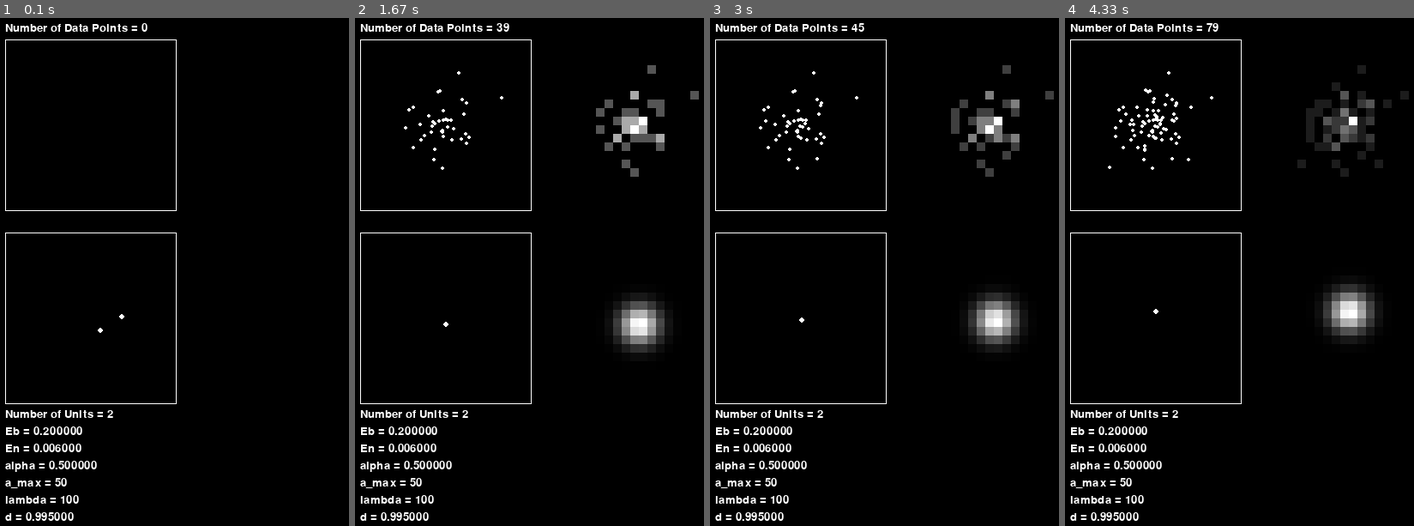
Above: before the commit, frames 1-4 (left to right).
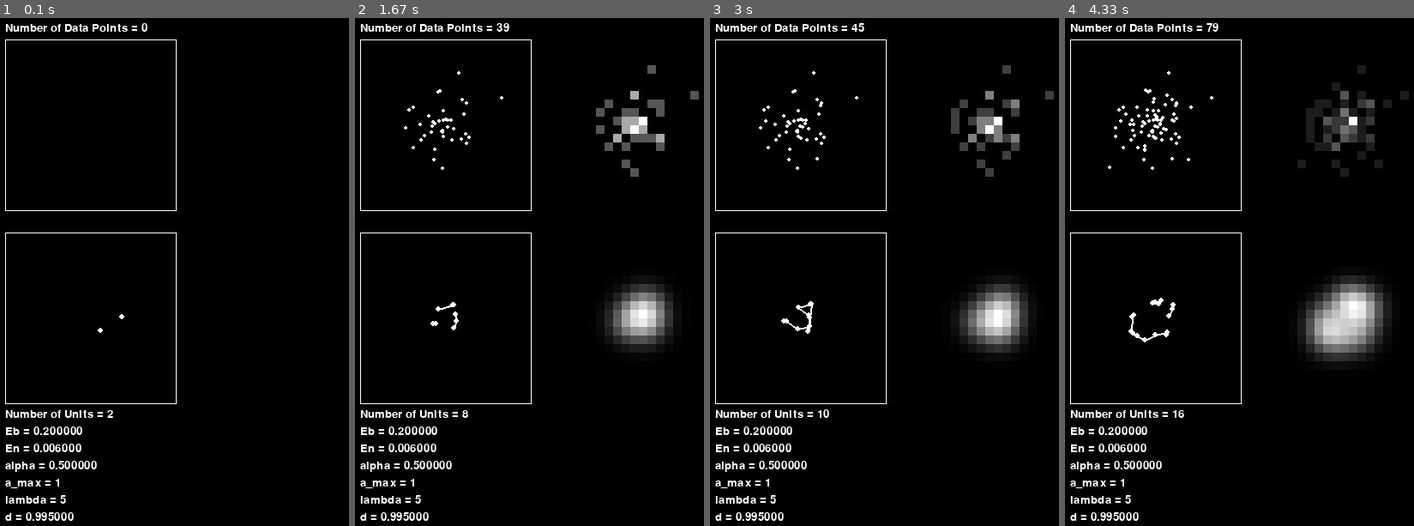
Above: after the commit, the same moments.

Repository: LukeDickerson19/Neural-Gas
Game: pygame game, started from driver.py
Same seed, same stepped clock (60 frames per second), same inputs: the game is played once before the commit and once after it. The source is Python 2; it was converted automatically to run under Python 3.
Inputs (mouse positions are in pixels of both pictures, inside the frame that each line leads up to):
- Up to frame 1 (0.1 s): no input
- Up to frame 2 (1.67 s): tap Space at 0.33 s; tap Enter at 0.67 s; right-click (665, 399) at 1.55 s
- Up to frame 3 (3 s): tap Space at 1.83 s
- Up to frame 4 (4.33 s): tap Space at 3.17 s

The runs differ from the first frame. In frame 1, 0.1% of the frame differs, in the area x 15-23%, y 90-96%; in frame 2, 1.8%; in frame 3, 2.0%; in frame 4, 3.6%, in the area x 15-94%, y 50-96%.

Commit message:
added video3

Diff:
--- a/neural_gas.py
+++ b/neural_gas.py
@@ -178,22 +178,22 @@
 		self.add_unit(a)
 		self.add_unit(b)
 
-		# hyper parameters used in paper
+		# # hyper parameters used in paper
+		# self.Eb = 0.2
+		# self.En = 0.006
+		# self.alpha = 0.5
+		# self.a_max = 50 # max age an edge can have
+		# self.num_input_signals = 0
+		# self.lmbda = 100 # number of units * lmbda =(approx.) number of data points
+		# self.d = 0.995
+
 		self.Eb = 0.2
 		self.En = 0.006
 		self.alpha = 0.5
-		self.a_max = 50 # max age an edge can have
+		self.a_max = 1 # max age an edge can have
 		self.num_input_signals = 0
-		self.lmbda = 100 # number of units * lmbda =(approx.) number of data points
+		self.lmbda = 5 # number of units * lmbda =(approx.) number of data points
 		self.d = 0.995
-
-		# self.Eb = 0.2
-		# self.En = 0.006
-		# self.alpha = 0.5
-		# self.a_max = 1 # max age an edge can have
-		# self.num_input_signals = 0
-		# self.lmbda = 5 # number of units * lmbda =(approx.) number of data points
-		# self.d = 0.995
 
 	def update(self, new_data):
 
Not shown, added: Videos_and_Images/video3.mp4
Not shown, changed: neural_gas.pyc
